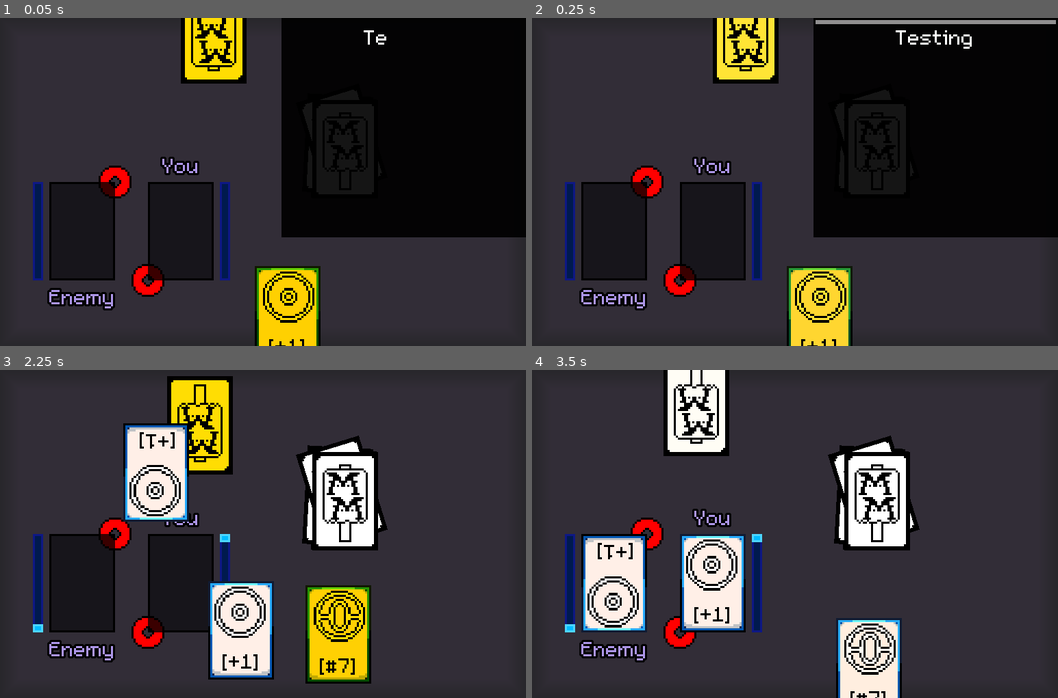
Above: before the commit, frames 1-4 (two rows, left to right).
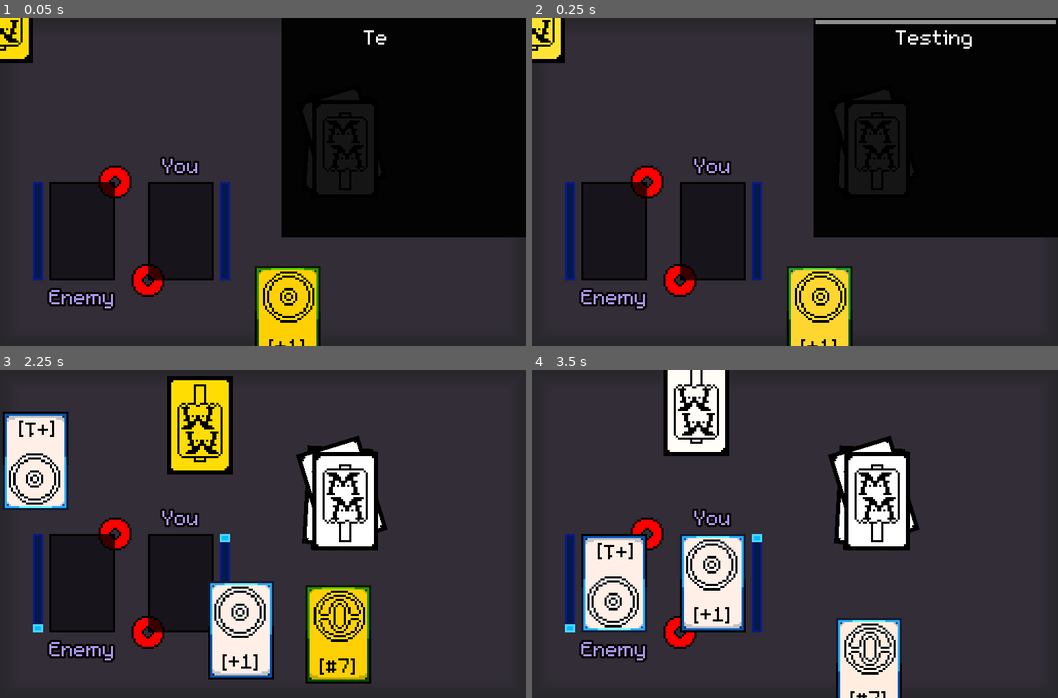
Above: after the commit, the same moments.

Repository: U23RN6M3/Magicae-Manus
Game: Godot game, scene res://Main/Arena.tscn
The game is run twice, just before and just after one commit, with the same random seed, the same clock (stepped at 60 frames per second) and the same inputs. This scene is started directly instead of the project's main scene.
Inputs (mouse positions are in pixels of both pictures, inside the frame that each line leads up to):
- Up to frame 1 (0.05 s): no input
- Up to frame 2 (0.25 s): no input
- Up to frame 3 (2.25 s): tap Enter (ui_accept) at 0.5, 0.77, 1.52 s; move the mouse to (289, 668) at 0.52 s; click (289, 668) at 0.67 s; move the mouse to (215, 386) at 1.27 s; click (215, 386) at 1.42 s; move the mouse to (178, 583) at 2.02 s; click (178, 583) at 2.17 s
- Up to frame 4 (3.5 s): click (710, 583) at 2.92 s; tap Enter (ui_accept) at 3.02 s

The runs differ from the first frame. In frame 1, 3.4% of the frame differs, in the area x 0-47%, y 0-20%; in frame 2, 3.4%; in frame 3, 7.4%, in the area x 0-36%, y 12-47%; in frame 4, nothing differs.

Commit message:
fixed junk

Diff:
--- a/Main/Arena.tscn
+++ b/Main/Arena.tscn
@@ -208,11 +208,11 @@
 position = Vector2( -32, 0 )
 
 [node name="EnemyDeck" type="Node2D" parent="2DSpace"]
-position = Vector2( 72, 8 )
+position = Vector2( 104, 16 )
 rotation = 3.14159
 
 [node name="Card" parent="2DSpace/EnemyDeck" instance=ExtResource( 5 )]
-position = Vector2( -32, 3.8147e-06 )
+position = Vector2( 104, 18 )
 
 [node name="ShuffledDeck" type="Node2D" parent="2DSpace"]
 position = Vector2( 168, 64 )
--- a/UI/StartupScreen.gd
+++ b/UI/StartupScreen.gd
@@ -1,7 +1,5 @@
 extends Node
 
-
-# anus
 
 func _on_AnimationPlayer_animation_finished(anim_name):
 	if anim_name == "Intro":
